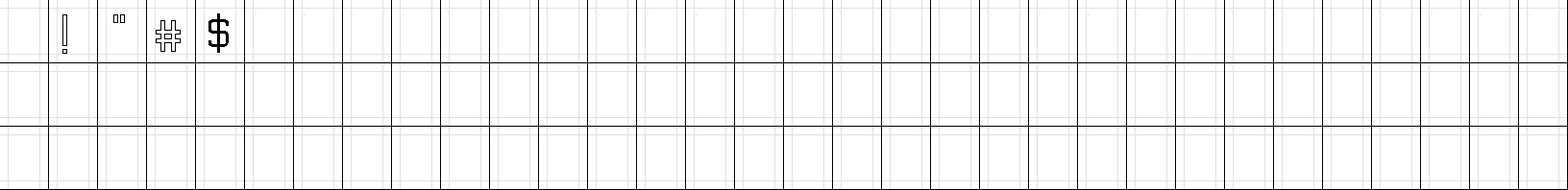
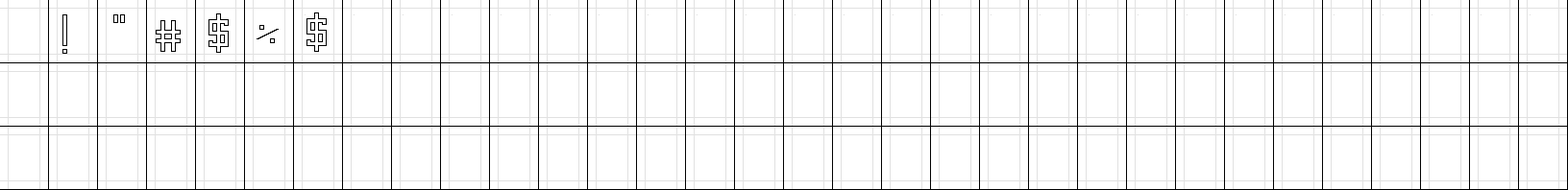
Before/after of a 1568 × 190 layered artwork. What changed in the layer stack:
painted on "038" over [306,12,327,52]
painted on "037" over [255,14,279,44]
painted on "036" over [208,13,229,53]
